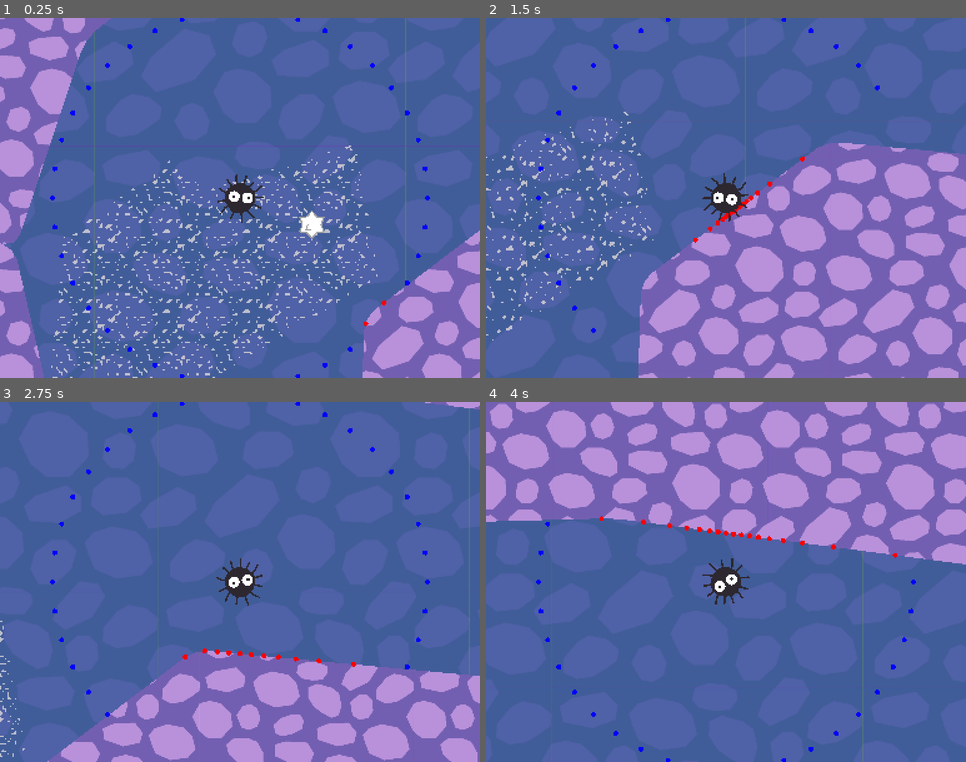
Above: before the commit, frames 1-4 (two rows, left to right).
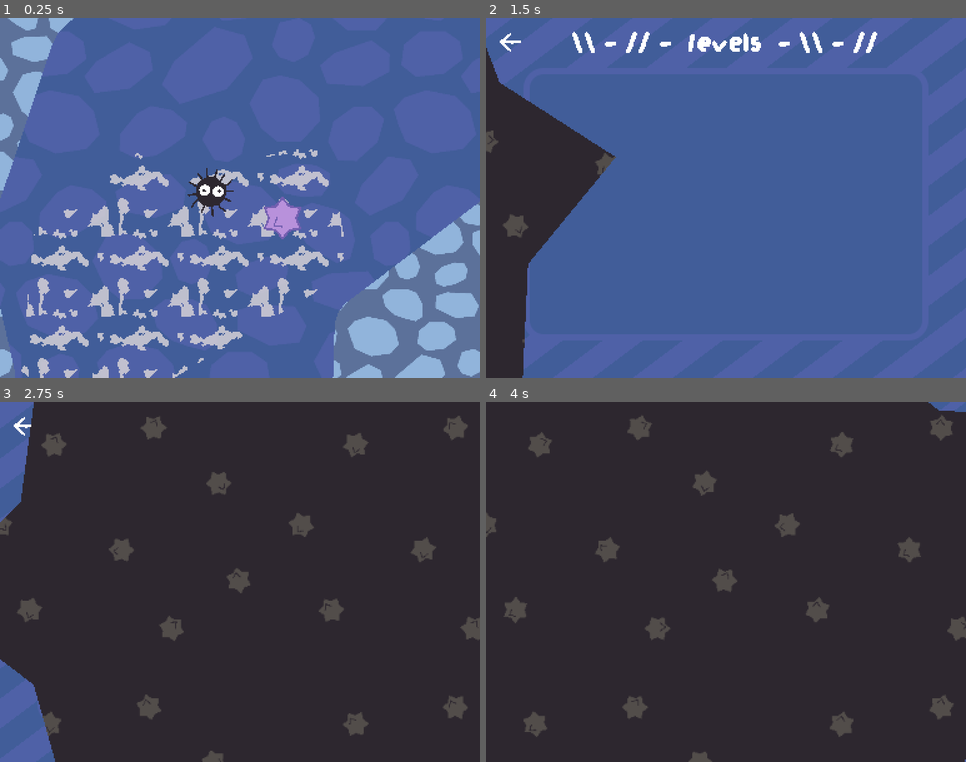
Above: after the commit, the same moments.

Repository: appellatebaton0/konpeito-kollector
Game: Godot game, scene res://test.tscn
Two runs of this game, one before a commit and one after it. Both use one fixed random seed, a clock stepped at 60 frames per second and the inputs below. This scene is started directly instead of the project's main scene.
Inputs (mouse positions are in pixels of both pictures, inside the frame that each line leads up to):
- Up to frame 1 (0.25 s): no input
- Up to frame 2 (1.5 s): move the mouse to (831, 180) at 0.52 s; hold Mouse wheel down (Down) 0.53-1.25 s; tap Mouse wheel up (Up) at 0.8 s; click (510, 43) at 1.27 s
- Up to frame 3 (2.75 s): click (240, 603) at 2 s, where only the run after the commit has a clickable "Start"
- Up to frame 4 (4 s): click (510, 427) at 2.77 s; click (726, 603) at 3.5 s, where only the run after the commit has a clickable "Start"

The runs differ from the first frame. In frame 1, 27% of the frame differs, in the area x 0-100%, y 0-100%; in frame 2, 50%; in frame 3, 96%; in frame 4, 100%.

Commit message:
Better Input, Tweaks, & Camera
Made a bunch of tweaks to things, like giving the player more control over the soot sprite, tweaking some of the textures, and adding a fairly slow camera.

Diff:
--- a/Assets/Textures/Noise.tres
+++ b/Assets/Textures/Noise.tres
@@ -4,13 +4,12 @@
 interpolation_mode = 2
 
 [sub_resource type="FastNoiseLite" id="FastNoiseLite_6uqi0"]
-noise_type = 0
-seed = 19
-frequency = 1.0
+noise_type = 3
+seed = 4
+frequency = 0.0077
 
 [resource]
-width = 32
-height = 32
 generate_mipmaps = false
 noise = SubResource("FastNoiseLite_6uqi0")
 color_ramp = SubResource("Gradient_ppyta")
+seamless = true
--- a/Scenes/Konpeito/Konpeito.gd
+++ b/Scenes/Konpeito/Konpeito.gd
@@ -2,12 +2,16 @@
 ## A lil candy the soot sprite can pick up.
 
 @onready var sprite := $Sprite
+@onready var fill := $Sprite/Fill
+@onready var mark := $Sprite/Mark
 
 var collected = false
 
 var tween :Tween
 
 func _ready() -> void:
+	randomize_pallete()
+
 	if tween and tween.is_running():
 		tween.kill()
 
@@ -34,9 +38,11 @@
 
 		collected = true
 
+		HUD.update()
+
 		## Complete level if all collected.
 		if all_collected():
-			pass
+			TransitionManager.transition("res://Scenes/UI/LevelSelect/LevelSelect.tscn")
 
 func all_collected() -> bool:
 
@@ -44,3 +50,20 @@
 		if not konpeito.collected: return false
 
 	return true
+
+const COLOR_SETS :Dictionary[Color,Color] = {
+	Color(0.725, 0.569, 0.859, 1.0): Color(0.451, 0.373, 0.694, 1.0),
+	Color(0.592, 0.859, 0.569, 1.0): Color(0.0, 0.608, 0.533, 1.0),
+	Color(0.859, 0.851, 0.569, 1.0): Color(0.431, 0.631, 0.431, 1.0),
+	Color(0.859, 0.686, 0.569, 1.0): Color(0.616, 0.412, 0.416, 1.0),
+	Color(0.859, 0.584, 0.569, 1.0): Color(0.561, 0.337, 0.463, 1.0)
+}
+
+func randomize_pallete() -> void:
+
+	var primary := COLOR_SETS.keys().pick_random() as Color
+	var secondary := COLOR_SETS[primary]
+
+	sprite.color = secondary
+	mark.color = secondary
+	fill.color = primary
--- a/Scenes/Konpeito/Konpeito.tscn
+++ b/Scenes/Konpeito/Konpeito.tscn
@@ -3,14 +3,14 @@
 [ext_resource type="Script" uid="uid://d1uvulkxguoir" path="res://Scenes/Konpeito/Konpeito.gd" id="1_3akli"]
 
 [sub_resource type="CapsuleShape2D" id="CapsuleShape2D_ncx8q"]
-radius = 11.0
-height = 38.0
+radius = 30.818298
+height = 78.0
 
 [node name="Konpeito" type="Area2D" unique_id=1668418300 groups=["Konpeito"]]
 script = ExtResource("1_3akli")
 
 [node name="Sprite" type="Polygon2D" parent="." unique_id=1294473105]
-scale = Vector2(0.4, 0.4)
+scale = Vector2(0.59043574, 0.59043574)
 color = Color(0.6313726, 0.6313726, 0.6313726, 1)
 polygon = PackedVector2Array(20.740726, -1.8577741, 20.444435, -7.152558e-08, 20.740726, 1.8577739, 25.240036, 13.14222 …(736 unchanged characters)…
 
--- a/Scenes/Soot/Soot.gd
+++ b/Scenes/Soot/Soot.gd
@@ -44,20 +44,34 @@
 
 	$Sprite.rotate(velocity.distance_to(Vector2.ZERO) * 0.0003 * signf(velocity.x))
 
-	queue_redraw()
+	#queue_redraw()
 
 	move_and_slide()
 
-func _draw() -> void:
+func _input(event: InputEvent) -> void:
 
-	for cast in casts:
+	if event.is_action_pressed("Up"):
 
-		if not cast.is_colliding():
+		var dir := velocity.normalized()
 
-			draw_circle(cast.target_position, 2.0, Color.BLUE)
+		velocity += dir * 10.0
+	elif event.is_action_pressed("Down"):
 
-			continue
+		if velocity.distance_to(Vector2.ZERO) < 30.0:
+			return
 
-		var point := cast.get_collision_point()
+		velocity /= 1.05
 
-		draw_circle(point - position, 2.0, Color.RED)
+#func _draw() -> void:
+	#
+	#for cast in casts:
+		#
+		#if not cast.is_colliding():
+			#
+			#draw_circle(cast.target_position, 2.0, Color.BLUE)
+			#
+			#continue
+		#
+		#var point := cast.get_collision_point()
+		#
+		#draw_circle(point - position, 2.0, Color.RED)
--- a/Scenes/Soot/Soot.tscn
+++ b/Scenes/Soot/Soot.tscn
@@ -122,5 +122,3 @@
 outer_vertices = 16
 outer_radius = 4.0
 metadata/_custom_type_script = "uid://ctwi123pgoeco"
-
-[node name="Camera2D" type="Camera2D" parent="." unique_id=2038326964]
--- /dev/null
+++ b/Scripts/Camera.gd
@@ -0,0 +1,12 @@
+class_name Camera extends Camera2D
+
+@export var target :Node2D
+
+# Called every frame. 'delta' is the elapsed time since the previous frame.
+func _process(delta: float) -> void:
+
+	if not target: return
+
+	var t := 1.0 - pow(2, -delta / 0.25)
+
+	global_position = global_position.slerp(target.global_position, t)
--- a/Scripts/Ground.gd
+++ b/Scripts/Ground.gd
@@ -1,3 +1,4 @@
+@tool
 class_name Ground extends Polygon2D
 ## An environment polygon that makes its own collision.
 
@@ -5,6 +6,13 @@
 
 # Called when the node enters the scene tree for the first time.
 func _ready() -> void:
+
+	texture = preload("res://Ground.png")
+	texture_repeat = CanvasItem.TEXTURE_REPEAT_ENABLED
+
+	if Engine.is_editor_hint(): return
+
+	z_index = 3
 
 	## Smooth out the corners of the polygon.
 
--- a/Wind.gdshader
+++ b/Wind.gdshader
@@ -3,7 +3,8 @@
 uniform sampler2D noise;
 uniform float threshold = 0.715;
 uniform vec2 velocity = vec2(1.0);
-uniform float scalar = 5.0;
+uniform float scalar = 2.0;
+uniform vec2 mult = vec2(1.0);
 
 void vertex() {
 	// Called for every vertex the material is visible on.
@@ -11,7 +12,9 @@
 
 void fragment() {
 
-	float value = texture(noise, mod(UV + (TIME * -velocity / scalar), 1.0)).r;
+	vec2 new_uv = mod((UV * mult) + (TIME * -velocity / scalar), mult) / mult;
+
+	float value = texture(noise, new_uv).r;
 
 	if (value <= threshold)
 	{
--- a/test.tscn
+++ b/test.tscn
@@ -5,10 +5,11 @@
 [ext_resource type="Script" uid="uid://fdb036my2ug7" path="res://VelocityField.gd" id="3_6uqi0"]
 [ext_resource type="Texture2D" uid="uid://cprlebl54lon0" path="res://Assets/Textures/Noise.tres" id="3_ykrsh"]
 [ext_resource type="Texture2D" uid="uid://csq7jxgj2p2n1" path="res://Assets/Textures/White.tres" id="4_g14j6"]
-[ext_resource type="Texture2D" uid="uid://uygar8jeagcy" path="res://Environment.png" id="6_vbegm"]
-[ext_resource type="Texture2D" uid="uid://oai0076rw705" path="res://Backdrop.png" id="7_ehkex"]
+[ext_resource type="Texture2D" uid="uid://bvfja4wk5awdr" path="res://Backdrop.png" id="6_vbegm"]
+[ext_resource type="Texture2D" uid="uid://dlkcbmv15dfw5" path="res://Ground.png" id="7_ehkex"]
 [ext_resource type="PackedScene" uid="uid://cb7a36mcurlq6" path="res://Scenes/Konpeito/Konpeito.tscn" id="8_ehkex"]
 [ext_resource type="Script" uid="uid://c2sgn2kmy0sd8" path="res://Scripts/Ground.gd" id="8_xersf"]
+[ext_resource type="Script" uid="uid://d0d5gah2mlsc8" path="res://Scripts/Camera.gd" id="10_00tp4"]
 
 [sub_resource type="ShaderMaterial" id="ShaderMaterial_ncx8q"]
 shader = ExtResource("2_8uh7m")
@@ -26,7 +27,7 @@
 
 [sub_resource type="Gradient" id="Gradient_ehkex"]
 offsets = PackedFloat32Array(1)
-colors = PackedColorArray(0.4509804, 0.37254903, 0.69411767, 1)
+colors = PackedColorArray(0.25490198, 0.3647059, 0.6, 1)
 
 [sub_resource type="GradientTexture2D" id="GradientTexture2D_dhcmq"]
 gradient = SubResource("Gradient_ehkex")
@@ -39,7 +40,7 @@
 
 [node name="Parallax2D2" type="Parallax2D" parent="." unique_id=1263441418]
 scroll_scale = Vector2(0.7, 0.7)
-repeat_size = Vector2(249.2, 249.2)
+repeat_size = Vector2(301.2, 301.6)
 repeat_times = 16
 
 [node name="Sprite2D" type="Sprite2D" parent="Parallax2D2" unique_id=504232294]
@@ -74,6 +75,14 @@
 velocity = Vector2(0, -1.245)
 metadata/_custom_type_script = "uid://fdb036my2ug7"
 
+[node name="Konpeito" parent="." unique_id=1668418300 instance=ExtResource("8_ehkex")]
+position = Vector2(320, 196)
+
+[node name="Camera2D" type="Camera2D" parent="." unique_id=61701359 node_paths=PackedStringArray("target")]
+position = Vector2(317, 189)
+script = ExtResource("10_00tp4")
+target = NodePath("../Soot")
+
 [node name="Parallax2D" type="Parallax2D" parent="." unique_id=255288681]
 visible = false
 repeat_size = Vector2(256, 256)
@@ -84,174 +93,171 @@
 
 [node name="Polygon2D" type="Polygon2D" parent="Parallax2D" unique_id=1923281171]
 position = Vector2(233, 244)
-color = Color(0.7254902, 0.5686275, 0.85882354, 1)
+color = Color(0.30980393, 0.38039216, 0.654902, 1)
 polygon = PackedVector2Array(-199, -211, -223, -216, -226, -229, -215, -236, -189, -241, -178, -230, -180, -218)
 
 [node name="Polygon2D2" type="Polygon2D" parent="Parallax2D" unique_id=587730686]
 position = Vector2(253, 373.00003)
 rotation = 0.24787253
-color = Color(0.7254902, 0.5686275, 0.85882354, 1)
+color = Color(0.30980393, 0.38039216, 0.654902, 1)
 polygon = PackedVector2Array(-199, -211, -223, -216, -226, -229, -215, -236, -189, -241, -178, -230, -180, -218)
 
 [node name="Polygon2D13" type="Polygon2D" parent="Parallax2D" unique_id=1325857728]
 position = Vector2(244, 374)
 rotation = 0.24787253
-color = Color(0.7254902, 0.5686275, 0.85882354, 1)
+color = Color(0.30980393, 0.38039216, 0.654902, 1)
 polygon = PackedVector2Array(-256.21616, -201.29156, -268.1186, -207.56308, -273.971, -218.46028, -266.96347, -227.45442, -249.51361, -231.87057, -238.83789, -230.44626, -228.86238, -219.56097, -225.67294, -206.95828, -232.20172, -200.14838, -244.57098, -200.11258)
 
 [node name="Polygon2D14" type="Polygon2D" parent="Parallax2D" unique_id=1164235470]
 position = Vector2(261, 352)
 rotation = 0.5143192
-color = Color(0.7254902, 0.5686275, 0.85882354, 1)
+color = Color(0.30980393, 0.38039216, 0.654902, 1)
 polygon = PackedVector2Array(-256.21616, -201.29156, -268.1186, -207.56308, -273.971, -218.46028, -266.96347, -227.45442, -249.51361, -231.87057, -238.83789, -230.44626, -228.86238, -219.56097, -225.67294, -206.95828, -232.20172, -200.14838, -244.57098, -200.11258)
 
 [node name="Polygon2D15" type="Polygon2D" parent="Parallax2D" unique_id=311772594]
 position = Vector2(561, 56)
 rotation = -0.63044834
-color = Color(0.7254902, 0.5686275, 0.85882354, 1)
+color = Color(0.30980393, 0.38039216, 0.654902, 1)
 polygon = PackedVector2Array(-256.21616, -201.29156, -268.1186, -207.56308, -273.971, -218.46028, -266.96347, -227.45442, -249.51361, -231.87057, -238.83789, -230.44626, -228.86238, -219.56097, -225.67294, -206.95828, -232.20172, -200.14838, -244.57098, -200.11258)
 
 [node name="Polygon2D16" type="Polygon2D" parent="Parallax2D" unique_id=769000257]
 position = Vector2(359.99997, 258)
 rotation = -0.63044834
-color = Color(0.7254902, 0.5686275, 0.85882354, 1)
+color = Color(0.30980393, 0.38039216, 0.654902, 1)
 polygon = PackedVector2Array(-256.21616, -201.29156, -268.1186, -207.56308, -273.971, -218.46028, -266.96347, -227.45442, -249.51361, -231.87057, -238.83789, -230.44626, -228.86238, -219.56097, -225.67294, -206.95828, -232.20172, -200.14838, -244.57098, -200.11258)
 
 [node name="Polygon2D3" type="Polygon2D" parent="Parallax2D" unique_id=169876511]
 position = Vector2(488.00003, 69.000015)
 rotation = -0.6481698
-color = Color(0.7254902, 0.5686275, 0.85882354, 1)
+color = Color(0.30980393, 0.38039216, 0.654902, 1)
 polygon = PackedVector2Array(-199, -211, -223, -216, -226, -229, -215, -236, -189, -241, -178, -230, -180, -218)
 
 [node name="Polygon2D8" type="Polygon2D" parent="Parallax2D" unique_id=1865892663]
 position = Vector2(459.99997, 317.99997)
 rotation = -0.5148922
 scale = Vector2(1.3618823, 1.3618823)
-color = Color(0.7254902, 0.5686275, 0.85882354, 1)
+color = Color(0.30980393, 0.38039216, 0.654902, 1)
 polygon = PackedVector2Array(-199, -211, -223, -216, -226, -229, -215, -236, -189, -241, -178, -230, -180, -218)
 
 [node name="Polygon2D9" type="Polygon2D" parent="Parallax2D" unique_id=577846411]
 position = Vector2(402, 379.99997)
 rotation = -0.14180022
-color = Color(0.7254902, 0.5686275, 0.85882354, 1)
+color = Color(0.30980393, 0.38039216, 0.654902, 1)
 polygon = PackedVector2Array(-199, -211, -223, -216, -226, -229, -215, -236, -189, -241, -178, -230, -180, -218)
 
 [node name="Polygon2D17" type="Polygon2D" parent="Parallax2D" unique_id=1908020659]
 position = Vector2(334.00003, 333)
 rotation = 0.13254336
-color = Color(0.7254902, 0.5686275, 0.85882354, 1)
+color = Color(0.30980393, 0.38039216, 0.654902, 1)
 polygon = PackedVector2Array(-199, -211, -223, -216, -226, -229, -215, -236, -189, -241, -178, -230, -180, -218)
 
 [node name="Polygon2D18" type="Polygon2D" parent="Parallax2D" unique_id=361808324]
 position = Vector2(273, 337)
 rotation = -0.3267781
-color = Color(0.7254902, 0.5686275, 0.85882354, 1)
+color = Color(0.30980393, 0.38039216, 0.654902, 1)
 polygon = PackedVector2Array(-199, -211, -223, -216, -226, -229, -215, -236, -189, -241, -178, -230, -180, -218)
 
 [node name="Polygon2D10" type="Polygon2D" parent="Parallax2D" unique_id=1322984946]
 position = Vector2(439, 384.99997)
 rotation = -0.14180022
-color = Color(0.7254902, 0.5686275, 0.85882354, 1)
+color = Color(0.30980393, 0.38039216, 0.654902, 1)
 polygon = PackedVector2Array(-392.3382, -365.11194, -397.85538, -383.0719, -386.68448, -397.6394, -374.38095, -398.91336, -361.93542, -394.10626, -350.76178, -380.38947, -352.03305, -364.40872, -366.8811, -352.38647, -382.72052, -354.64767)
 
 [node name="Polygon2D11" type="Polygon2D" parent="Parallax2D" unique_id=213439470]
 position = Vector2(681.00006, 519)
 rotation = -0.14180022
 scale = Vector2(1.2036977, 1.2036977)
-color = Color(0.7254902, 0.5686275, 0.85882354, 1)
+color = Color(0.30980393, 0.38039216, 0.654902, 1)
 polygon = PackedVector2Array(-392.3382, -365.11194, -397.85538, -383.0719, -386.68448, -397.6394, -374.38095, -398.91336, -361.93542, -394.10626, -350.76178, -380.38947, -352.03305, -364.40872, -366.8811, -352.38647, -382.72052, -354.64767)
 
 [node name="Polygon2D19" type="Polygon2D" parent="Parallax2D" unique_id=1889594010]
 position = Vector2(598, 446.00003)
 rotation = -0.14180022
-color = Color(0.7254902, 0.5686275, 0.85882354, 1)
+color = Color(0.30980393, 0.38039216, 0.654902, 1)
 polygon = PackedVector2Array(-481.58237, -440.48093, -490.06805, -444.72275, -493.88794, -460.42014, -484.41367, -470.17914, -475.22134, -470.88715, -468.00827, -464.8067, -465.74432, -452.36185, -471.11743, -443.02753)
 
 [node name="Polygon2D20" type="Polygon2D" parent="Parallax2D" unique_id=1605928443]
 position = Vector2(672, 533.00006)
 rotation = -0.29384312
-color = Color(0.7254902, 0.5686275, 0.85882354, 1)
+color = Color(0.30980393, 0.38039216, 0.654902, 1)
 polygon = PackedVector2Array(-481.58237, -440.48093, -490.06805, -444.72275, -493.88794, -460.42014, -484.41367, -470.17914, -475.22134, -470.88715, -468.00827, -464.8067, -465.74432, -452.36185, -471.11743, -443.02753)
 
 [node name="Polygon2D21" type="Polygon2D" parent="Parallax2D" unique_id=1918991746]
 position = Vector2(638.00006, 541)
 rotation = 0.075088255
-color = Color(0.7254902, 0.5686275, 0.85882354, 1)
+color = Color(0.30980393, 0.38039216, 0.654902, 1)
 polygon = PackedVector2Array(-481.58237, -440.48093, -490.06805, -444.72275, -493.88794, -460.42014, -484.41367, -470.17914, -475.22134, -470.88715, -468.00827, -464.8067, -465.74432, -452.36185, -471.11743, -443.02753)
 
 [node name="Polygon2D22" type="Polygon2D" parent="Parallax2D" unique_id=718583264]
 position = Vector2(520, 732)
 rotation = 0.3477185
-color = Color(0.7254902, 0.5686275, 0.85882354, 1)
+color = Color(0.30980393, 0.38039216, 0.654902, 1)
 polygon = PackedVector2Array(-481.58237, -440.48093, -490.06805, -444.72275, -493.88794, -460.42014, -484.41367, -470.17914, -475.22134, -470.88715, -468.00827, -464.8067, -465.74432, -452.36185, -471.11743, -443.02753)
 
 [node name="Polygon2D23" type="Polygon2D" parent="Parallax2D" unique_id=164310070]
 position = Vector2(287, 810)
 rotation = 0.5681653
-color = Color(0.7254902, 0.5686275, 0.85882354, 1)
+color = Color(0.30980393, 0.38039216, 0.654902, 1)
 polygon = PackedVector2Array(-481.58237, -440.48093, -490.06805, -444.72275, -493.88794, -460.42014, -484.41367, -470.17914, -475.22134, -470.88715, -468.00827, -464.8067, -465.74432, -452.36185, -471.11743, -443.02753)
 
 [node name="Polygon2D27" type="Polygon2D" parent="Parallax2D" unique_id=550580763]
 position = Vector2(328.00003, 560.0001)
 rotation = 0.40544325
 scale = Vector2(0.81497955, 0.80191576)
-color = Color(0.7254902, 0.5686275, 0.85882354, 1)
+color = Color(0.30980393, 0.38039216, 0.654902, 1)
 polygon = PackedVector2Array(-499.37686, -431.00784, -506.372, -441.96542, -500.562, -455.16556, -487.84717, -466.8417, -475.22134, -470.88715, -468.00827, -464.8067, -465.74432, -452.36185, -475.6142, -440.24557, -488.56235, -430.7933)
 
 [node name="Polygon2D28" type="Polygon2D" parent="Parallax2D" unique_id=1595926606]
 position = Vector2(144.99997, 543)
 rotation = 0.81196606
 scale = Vector2(0.81497955, 0.80191576)
-color = Color(0.7254902, 0.5686275, 0.85882354, 1)
+color = Color(0.30980393, 0.38039216, 0.654902, 1)
 polygon = PackedVector2Array(-499.37686, -431.00784, -506.372, -441.96542, -500.562, -455.16556, -487.84717, -466.8417, -475.22134, -470.88715, -468.00827, -464.8067, -465.74432, -452.36185, -475.6142, -440.24557, -488.56235, -430.7933)
 
 [node name="Polygon2D24" type="Polygon2D" parent="Parallax2D" unique_id=338151901]
 position = Vector2(582.00006, 583.99994)
 rotation = -0.0136350095
-color = Color(0.7254902, 0.5686275, 0.85882354, 1)
+color = Color(0.30980393, 0.38039216, 0.654902, 1)
 polygon = PackedVector2Array(-496.10422, -435.80475, -505.99423, -443.94037, -503.80353, -457.91177, -492.68182, -466.76096, -475.6834, -466.52917, -465.7798, -459.39346, -463.94357, -447.3673, -477.07874, -437.54547)
 
 [node name="Polygon2D25" type="Polygon2D" parent="Parallax2D" unique_id=660013790]
 position = Vector2(713.00006, 621.99994)
 rotation = -0.0136350095
-color = Color(0.7254902, 0.5686275, 0.85882354, 1)
+color = Color(0.30980393, 0.38039216, 0.654902, 1)
 polygon = PackedVector2Array(-496.10422, -435.80475, -505.99423, -443.94037, -503.80353, -457.91177, -492.68182, -466.76096, -475.6834, -466.52917, -465.7798, -459.39346, -463.94357, -447.3673, -477.07874, -437.54547)
 
 [node name="Polygon2D26" type="Polygon2D" parent="Parallax2D" unique_id=1734175818]
 position = Vector2(829.00006, 303.00006)
 rotation = -0.640604
-color = Color(0.7254902, 0.5686275, 0.85882354, 1)
+color = Color(0.30980393, 0.38039216, 0.654902, 1)
 polygon = PackedVector2Array(-496.10422, -435.80475, -505.99423, -443.94037, -503.80353, -457.91177, -492.68182, -466.76096, -475.6834, -466.52917, -465.7798, -459.39346, -463.94357, -447.3673, -477.07874, -437.54547)
 
 [node name="Polygon2D12" type="Polygon2D" parent="Parallax2D" unique_id=1359189219]
 position = Vector2(546, 534)
 rotation = -0.14180022
-color = Color(0.7254902, 0.5686275, 0.85882354, 1)
+color = Color(0.30980393, 0.38039216, 0.654902, 1)
 polygon = PackedVector2Array(-392.3382, -365.11194, -397.85538, -383.0719, -386.68448, -397.6394, -374.38095, -398.91336, -361.93542, -394.10626, -350.76178, -380.38947, -352.03305, -364.40872, -366.8811, -352.38647, -382.72052, -354.64767)
 
 [node name="Polygon2D4" type="Polygon2D" parent="Parallax2D" unique_id=425548302]
 position = Vector2(477.00003, 120.000015)
 rotation = -0.6481698
-color = Color(0.7254902, 0.5686275, 0.85882354, 1)
+color = Color(0.30980393, 0.38039216, 0.654902, 1)
 polygon = PackedVector2Array(-273.1161, -318.4786, -269.47037, -328.2617, -259.0602, -330.41312, -244.08374, -325.34314, -230.55484, -310.07983, -228.62022, -296.07062, -235.09113, -280.90067, -248.30312, -278.36234, -266.8553, -288.64905, -276.37488, -305.89368)
 
 [node name="Polygon2D5" type="Polygon2D" parent="Parallax2D" unique_id=770096359]
 position = Vector2(406.99997, 230)
 rotation = -0.6481698
-color = Color(0.7254902, 0.5686275, 0.85882354, 1)
+color = Color(0.30980393, 0.38039216, 0.654902, 1)
 polygon = PackedVector2Array(-273.1161, -318.4786, -269.47037, -328.2617, -259.0602, -330.41312, -244.08374, -325.34314, -230.55484, -310.07983, -228.62022, -296.07062, -235.09113, -280.90067, -248.30312, -278.36234, -266.8553, -288.64905, -276.37488, -305.89368)
 
 [node name="Polygon2D6" type="Polygon2D" parent="Parallax2D" unique_id=821629054]
 position = Vector2(609, 314.00003)
 rotation = -0.6481698
-color = Color(0.7254902, 0.5686275, 0.85882354, 1)
+color = Color(0.30980393, 0.38039216, 0.654902, 1)
 polygon = PackedVector2Array(-273.1161, -318.4786, -269.47037, -328.2617, -259.0602, -330.41312, -244.08374, -325.34314, -230.55484, -310.07983, -228.62022, -296.07062, -235.09113, -280.90067, -248.30312, -278.36234, -266.8553, -288.64905, -276.37488, -305.89368)
 
 [node name="Polygon2D7" type="Polygon2D" parent="Parallax2D" unique_id=1823996522]
 position = Vector2(608, 182.99997)
 rotation = -0.6481698
-color = Color(0.7254902, 0.5686275, 0.85882354, 1)
-polygon = PackedVector2Array(-273.1161, -318.4786, -269.47037, -328.2617, -259.0602, -330.41312, -244.08374, -325.34314, -230.55484, -310.07983, -228.62022, -296.07062, -235.09113, -280.90067, -248.30312, -278.36234, -266.8553, -288.64905, -276.37488, -305.89368)
-
-[node name="Konpeito" parent="." unique_id=1668418300 instance=ExtResource("8_ehkex")]
-position = Vector2(320, 196)
+color = Color(0.30980393, 0.38039216, 0.654902, 1)
+polygon = PackedVector2Array(-273.1161, -318.4786, -269.47037, -328.2617, -259.0602, -330.41312, -244.08374, -325.34314, -230.55484, -310.07983, -228.62022, -296.07062, -235.09113, -280.90067, -248.30312, -278.36234, -266.8553, -288.64905, -276.37488, -305.89368)
Binary file changed: Backdrop.png
Not shown, changed: Backdrop.png.import
Binary file removed: Environment.png
Binary file added: Ground.png
Not shown, changed: Ground.png.import
Not shown, added: Scripts/Camera.gd.uid
